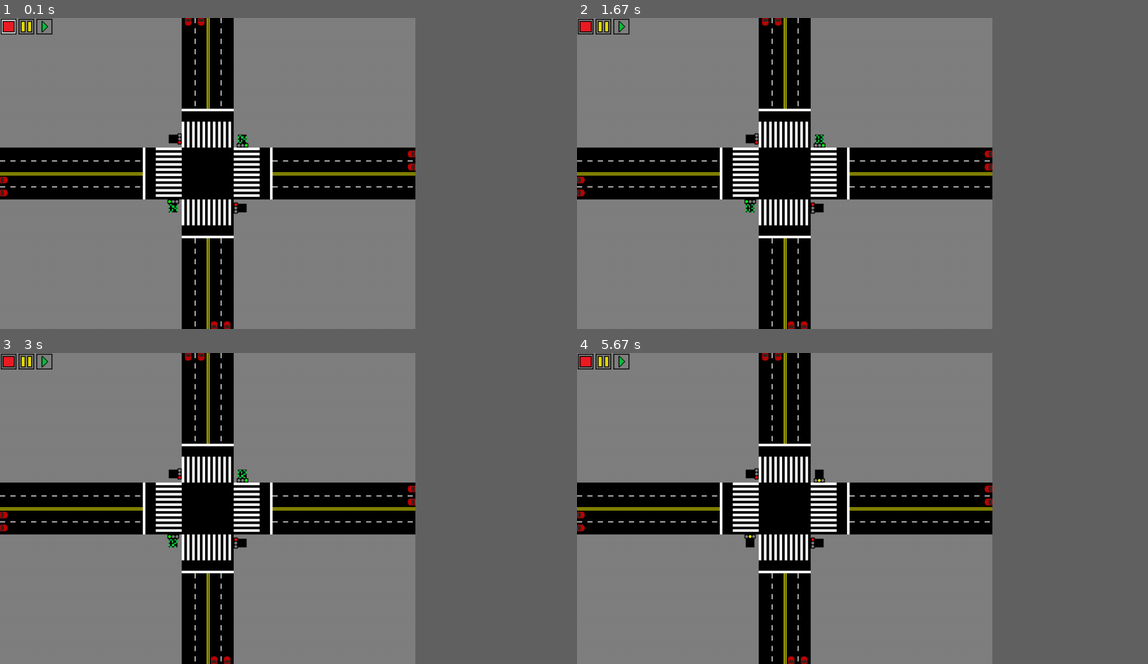
Above: before the commit, frames 1-4 (two rows, left to right).
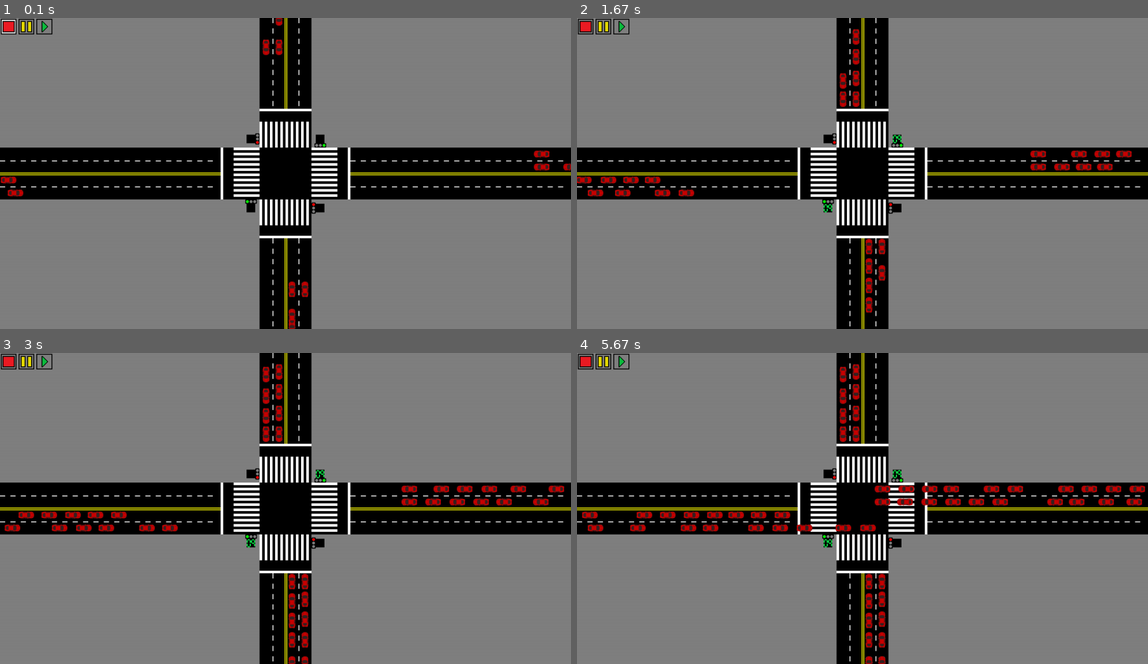
Above: after the commit, the same moments.

Repository: danielsds1/TrafficLights
Game: pygame game, started from traffic-simulation-pygame-master/traffic.py
The game is run twice, just before and just after one commit, with the same random seed, the same clock (stepped at 60 frames per second) and the same inputs.
Inputs (mouse positions are in pixels of both pictures, inside the frame that each line leads up to):
- Up to frame 1 (0.1 s): no input
- Up to frame 2 (1.67 s): press the mouse at (605, 27) at 0.37 s; move the mouse to (742, 145) at 0.47 s; release the mouse at (879, 266) at 0.6 s; press the mouse at (622, 27) at 0.7 s; move the mouse to (765, 133) at 0.8 s; release the mouse at (908, 238) at 0.93 s; press the mouse at (605, 27) at 1.03 s; move the mouse to (776, 77) at 1.13 s; release the mouse at (953, 129) at 1.27 s; press the mouse at (622, 27) at 1.37 s; move the mouse to (719, 49) at 1.47 s; release the mouse at (816, 70) at 1.6 s
- Up to frame 3 (3 s): press the mouse at (28, 362) at 1.7 s; move the mouse to (154, 455) at 1.8 s; release the mouse at (279, 552) at 1.93 s; press the mouse at (45, 362) at 2.03 s; move the mouse to (182, 492) at 2.13 s; release the mouse at (325, 626) at 2.27 s; press the mouse at (28, 362) at 2.37 s; move the mouse to (62, 399) at 2.47 s; release the mouse at (102, 440) at 2.6 s; press the mouse at (45, 362) at 2.7 s; move the mouse to (194, 412) at 2.8 s; release the mouse at (342, 464) at 2.93 s
- Up to frame 4 (5.67 s): press the mouse at (605, 362) at 3.03 s; move the mouse to (679, 461) at 3.13 s; release the mouse at (754, 564) at 3.27 s; press the mouse at (622, 362) at 3.37 s; move the mouse to (691, 483) at 3.47 s; release the mouse at (765, 608) at 3.6 s; press the mouse at (605, 362) at 3.7 s; move the mouse to (765, 458) at 3.8 s; release the mouse at (931, 552) at 3.93 s; press the mouse at (622, 362) at 4.03 s; move the mouse to (662, 384) at 4.13 s; release the mouse at (702, 405) at 4.27 s; press the mouse at (605, 362) at 4.37 s; move the mouse to (731, 377) at 4.47 s; release the mouse at (862, 393) at 4.6 s; press the mouse at (622, 362) at 4.7 s; move the mouse to (833, 458) at 4.8 s; release the mouse at (1050, 555) at 4.93 s; press the mouse at (605, 362) at 5.03 s; move the mouse to (816, 418) at 5.13 s; release the mouse at (1033, 477) at 5.27 s; press the mouse at (622, 362) at 5.37 s; move the mouse to (822, 421) at 5.47 s; release the mouse at (1028, 480) at 5.6 s
In our replay, the window is 654x490 before the commit and 899x490 after it. These sizes can differ from the game's own. Grey fills any space a smaller window leaves; there, only what the larger window draws over its background counts as a difference.

The runs differ from the first frame. In frame 1, 22% of the frame differs, in the area x 0-100%, y 0-100%; in frame 2, 22%; in frame 3, 23%; in frame 4, 23%.

Commit message:
Added Flow on 4 ways and speed control
Added Flow on 4 ways and speed control

Diff:
--- a/traffic-simulation-pygame-master/traffic.py
+++ b/traffic-simulation-pygame-master/traffic.py
@@ -1,4 +1,5 @@
 import datetime
+
 import math as mt
 import random
 from pygame import *
@@ -14,11 +15,8 @@
 
 STREET = 120
 STRIPE = 6
-WIDTH = int(120 * 8)
+WIDTH = int(120 * 11)
 HEIGHT = int(120 * 6)
-
-HORMAP = [[0 for col in range(WIDTH)] for row in range(4)]
-VERMAP = [[0 for col in range(HEIGHT)] for row in range(4)]
 
 CAPTION = 'Traffic Simulation'
 SPEED = 0
@@ -68,22 +66,22 @@
              (int(WIDTH / 2 + 3 * STREET / 8), HEIGHT)]
 
 CARSIZE = [40, 20]
-MAX_SPEED= [1,2,5,10]
-MAX_DELAY=10
 BTN_POS = [[20, 20], [61, 20], [102, 20]]
+MAX_CAR=[15,10]
 velocity = [10, 10]
 
 
 # make a class of cars
 class Cars(Sprite):
 
-  def __init__(self, lane: int, speed = 0):
-    self.delay = 100
-    self.speed = random.randint(0,3)
+  def __init__(self, lane: int):
+    self.max_speed=random.randint(5,10)
+    self.speed = self.max_speed
     self.lane = lane
     if lane == 0 or lane == 1:
       self.origin = 'r'
       self.sign = -1
+
     elif lane == 2 or lane == 3:
       self.origin = 'l'
       self.sign = 1
@@ -101,44 +99,53 @@
 
     # car1.move(xp,signal_counter,car2)
 
-  def move(self,signal):
-
-    if self.delay==0:
-      if self.x < 0 or self.x > WIDTH-1:
-        self.x = int(CAR_LANES[self.lane][0])
-      if self.y < 0 or self.y > HEIGHT-1:
-        self.y = int(CAR_LANES[self.lane][1])
-
-      if 0 <= self.lane <= 1:
-        if signal != 2 or self.x !=(STOP_LANE[0][0] + STRIPE + 40):
-          self.x += self.sign * MAX_SPEED[self.speed]
+  def move(self, signal, car_ahead):
+
+    #if self.x < 0 or self.x > WIDTH - 1:
+    #  self.x = int(CAR_LANES[self.lane][0])
+    #if self.y < 0 or self.y > HEIGHT - 1:
+    #  self.y = int(CAR_LANES[self.lane][1])
+    self.speed += 0.05
+    if self.speed > self.max_speed:
+      self.speed = self.max_speed
+    if car_ahead is not None:
+
+      if car_ahead.speed<self.speed and abs(self.x - car_ahead.x)<50 and self.lane<4:
+        self.speed = car_ahead.speed
+      if car_ahead.speed < self.speed and abs(self.y - car_ahead.y) < 50 and self.lane > 4:
+        self.speed = car_ahead.speed
+
+    if 0 <= self.lane <= 1:
+      if signal != 2 or abs(self.x - (STOP_LANE[0][0] + STRIPE + 40)) > 5:
+        if car_ahead is None or abs(self.x - car_ahead.x)>50:
+          self.x += self.sign * self.speed
           self.rect.right = self.x
-        else:
-          self.delay = 100
-      elif 2 <= self.lane <= 3:
-        if signal != 2 or self.x != (STOP_LANE[1][0]-40):
-          self.x += self.sign * MAX_SPEED[self.speed]
-          self.rect.left = self.x
-        else:
-          self.delay = 100
-
-      elif 4 <= self.lane <= 5:
-        if signal != 2 or self.y != (STOP_LANE[2][1] - 40):
-          self.y += self.sign * MAX_SPEED[self.speed]
+      else:
+        self.speed=0
+
+    elif 2 <= self.lane <= 3:
+      if signal != 2 or abs(self.x - (STOP_LANE[1][0])) > 5:
+        if car_ahead is None or abs(self.x - car_ahead.x)>50:
+          self.x += self.sign * self.speed
+          self.rect.right = self.x
+      else:
+        self.speed=0
+
+    elif 4 <= self.lane <= 5:
+      if signal != 2 or abs(self.y - (STOP_LANE[2][1] - 40)) > 5:
+        if car_ahead is None or abs(self.y - car_ahead.y)>50:
+          self.y += self.sign * self.speed
           self.rect.top = self.y
-        else:
-          self.delay = 100
-
-      elif 6 <= self.lane <= 7:
-        if signal != 2 or self.y != (STOP_LANE[3][1] + STRIPE + 40):
-          self.y += self.sign * MAX_SPEED[self.speed]
+      else:
+        self.speed = 0
+
+    elif 6 <= self.lane <= 7:
+      if signal != 2 or abs(self.y - (STOP_LANE[3][1] + STRIPE + 40)) > 5:
+        if car_ahead is None or abs(self.y - car_ahead.y) > 50:
+          self.y += self.sign * self.speed
           self.rect.bottom = self.y
-        else:
-          self.delay = 100
-    else:
-      self.delay-=1
-      if self.delay<0:
-        self.delay=0
+      else:
+        self.speed = 0
 
 
 
@@ -234,7 +241,7 @@
   clock = pygame.time.Clock()  # load clock
   # datetime.date.timetuple(datetime.datetime.now())
   # time.struct_time(tm_year=2018, tm_mon=7, tm_mday=4, tm_hour=0, tm_min=0, tm_sec=0, tm_wday=2, tm_yday=185, tm_isdst=-1)
-  start = datetime.date.timetuple(datetime.datetime.now())
+  start = datetime.datetime.timetuple(datetime.datetime.now())
 
   frame = pygame.display.set_mode((WIDTH, HEIGHT))
   display.set_caption(CAPTION)
@@ -251,41 +258,34 @@
   dwatch1 = Watch(SIGNAL_POS[3][0] + 10, SIGNAL_POS[3][1])
   dwatch2 = Watch(SIGNAL_POS[3][0] + 20, SIGNAL_POS[3][1])
 
-  xp = 10
-
-  car1 = Cars(0)
-  car2 = Cars(1)
-  car3 = Cars(2)
-  car4 = Cars(3)
-  car5 = Cars(4)
-  car6 = Cars(5)
-  car7 = Cars(6)
-  car8 = Cars(7)
-
-  lsignal = Signal(SIGNAL_POS[0][0], SIGNAL_POS[0][1], 'l')
-  lsignal.change_sign('green')
-  rsignal = Signal(SIGNAL_POS[1][0], SIGNAL_POS[1][1], 'r')
-  rsignal.change_sign('green')
-  usignal = Signal(SIGNAL_POS[2][0], SIGNAL_POS[2][1], 'u')
-  dsignal = Signal(SIGNAL_POS[3][0], SIGNAL_POS[3][1], 'd')
+  carr=[[Cars(0), None], [Cars(1), None]]
+  carl=[[Cars(2), None], [Cars(3), None]]
+  caru=[[Cars(4), None], [Cars(5), None]]
+  card=[[Cars(6), None], [Cars(7), None]]
+
+  lsignal = Signal(SIGNAL_POS[0][0], SIGNAL_POS[0][1], 'l'); lsignal.change_sign('green')
+  rsignal = Signal(SIGNAL_POS[1][0], SIGNAL_POS[1][1], 'r'); rsignal.change_sign('green')
+  usignal = Signal(SIGNAL_POS[2][0], SIGNAL_POS[2][1], 'u'); usignal.change_sign('red')
+  dsignal = Signal(SIGNAL_POS[3][0], SIGNAL_POS[3][1], 'd'); dsignal.change_sign('red')
 
   button0 = Button('stop', BTN_POS[0][0], BTN_POS[0][1])
   button1 = Button('pause', BTN_POS[1][0], BTN_POS[1][1])
   button2 = Button('play', BTN_POS[2][0], BTN_POS[2][1])
 
-  all_cars = Group(car1, car2, car3, car4, car5, car6, car7, car8)
+  all_cars = Group(carr[0][:-1], carr[1][:-1], carl[0][:-1], carl[1][:-1], caru[0][:-1], caru[1][:-1], card[0][:-1],
+                   card[1][:-1])
   all_signals = Group(lsignal, rsignal, usignal, dsignal)
   all_watches = Group(lwatch1, lwatch2, rwatch1, rwatch2, uwatch1, uwatch2, dwatch1, dwatch2)
   all_buttons = Group(button0, button1, button2)
 
   signal_counterh = 0
-  signal_counterv = 0
+  signal_counterv = 2
   cont = 0
   green_time = 10
   yellow_time = 3
   red_time = 10
   total_time = green_time + red_time + yellow_time
-  rtime=0
+  rtime = 0
 
   while True:
 
@@ -351,23 +351,72 @@
       dwatch1.change_num('off')
       dwatch2.change_num('off')
     now = datetime.datetime.timetuple(datetime.datetime.now())
-    seconds = (now.tm_hour * 3600 + now.tm_min * 60 + now.tm_sec) - (
-      start.tm_hour * 3600 + start.tm_min * 60 + start.tm_sec)
+    seconds = (now.tm_hour * 3600 + now.tm_min * 60 + now.tm_sec) - (start.tm_hour * 3600 + start.tm_min * 60 + start.tm_sec)
     rtime = seconds % total_time
     mouse_pos = mouse.get_pos()
     click = mouse.get_pressed()
 
     drawBackground(frame, HEIGHT, WIDTH, STREET, STRIPE)
     # print(frame.get_at((int(WIDTH/2),int(HEIGHT/2))))
-    car1.move(signal_counterh)
-    car2.move(signal_counterh)
-    car3.move(signal_counterh)
-    car4.move(signal_counterh)
-    car5.move(signal_counterv)
-    car6.move(signal_counterv)
-    car7.move(signal_counterv)
-    car8.move(signal_counterv)
-
+    for i in range(len(carr)):
+      for j in range(len(carr[i])-1):
+        carr[i][j].move(signal_counterh, carr[i][j+1])
+
+    for i in range(len(carl)):
+      for j in range(len(carl[i])-1):
+        carl[i][j].move(signal_counterh, carl[i][j + 1])
+
+    for i in range(len(caru)):
+      for j in range(len(caru[i])-1):
+        caru[i][j].move(signal_counterv, caru[i][j + 1])
+
+    for i in range(len(card)):
+      for j in range(len(card[i])-1):
+        card[i][j].move(signal_counterv, card[i][j + 1])
+
+    if carr[0][0].x < WIDTH-40 and len(carr[0]) < MAX_CAR[0] and random.randint(0, 4) == 0:
+      carr[0].insert(0, Cars(0))
+    if carr[0][len(carr[0])-2].x < 0:
+      carr[0].pop(len(carr[0])-2)
+
+    if carr[1][0].x < WIDTH-40 and len(carr[1]) < MAX_CAR[0] and random.randint(0, 4) == 0:
+      carr[1].insert(0, Cars(1))
+    if carr[1][len(carr[1])-2].x < 0:
+      carr[1].pop(len(carr[1])-2)
+
+    if carl[0][0].x > 40 and len(carl[0]) < MAX_CAR[0] and random.randint(0, 4) == 0:
+      carl[0].insert(0, Cars(2))
+    if carl[0][len(carl[0])-2].x > WIDTH:
+      carl[0].pop(len(carl[0])-2)
+
+    if carl[1][0].x > 40 and len(carl[1]) < MAX_CAR[0] and random.randint(0, 4) == 0:
+      carl[1].insert(0, Cars(3))
+    if carl[1][len(carl[1])-2].x > WIDTH:
+      carl[1].pop(len(carl[1])-2)
+
+    if caru[0][0].y > 40 and len(caru[0]) < MAX_CAR[1] and random.randint(0, 8) == 0:
+      caru[0].insert(0, Cars(4))
+    if caru[0][len(caru[0])-2].y > HEIGHT:
+      caru[0].pop(len(caru[0])-2)
+
+    if caru[1][0].y > 40 and len(caru[1]) < MAX_CAR[1] and random.randint(0, 8) == 0:
+      caru[1].insert(0, Cars(5))
+    if caru[1][len(caru[1])-2].y > HEIGHT:
+      caru[1].pop(len(caru[1])-2)
+
+    if card[0][0].y < WIDTH - 40 and len(card[0]) < MAX_CAR[1] and random.randint(0, 8) == 0:
+      card[0].insert(0, Cars(6))
+    if card[0][len(card[0])-2].y < 0:
+      card[0].pop(len(card[0])-2)
+
+    if card[1][0].y < WIDTH - 40 and len(card[1]) < MAX_CAR[1] and random.randint(0, 8) == 0:
+      card[1].insert(0, Cars(7))
+    if card[1][len(card[1])-2].y < 0:
+      card[1].pop(len(card[1])-2)
+
+
+
+    all_cars = Group(carr[0][:-1], carr[1][:-1], carl[0][:-1], carl[1][:-1],caru[0][:-1], caru[1][:-1],card[0][:-1], card[1][:-1])
     e = event.pump()  # Don't ever remove this for Odin's sake!
 
     # Stop execution
@@ -401,7 +450,7 @@
             button2.hover('playh')
             if click[0] == 1:
               button2.hover('play')
-              start = datetime.date.timetuple(datetime.datetime.now())
+              start = datetime.datetime.timetuple(datetime.datetime.now())
               break
           else:
             button2.hover('play')
